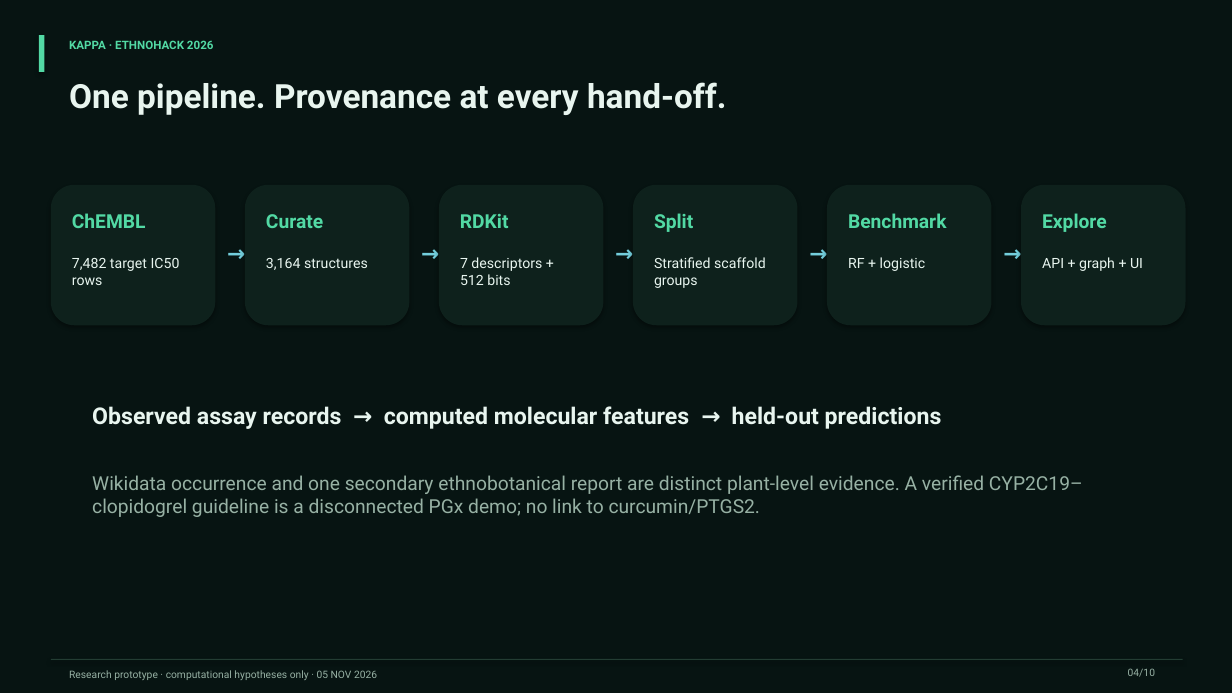
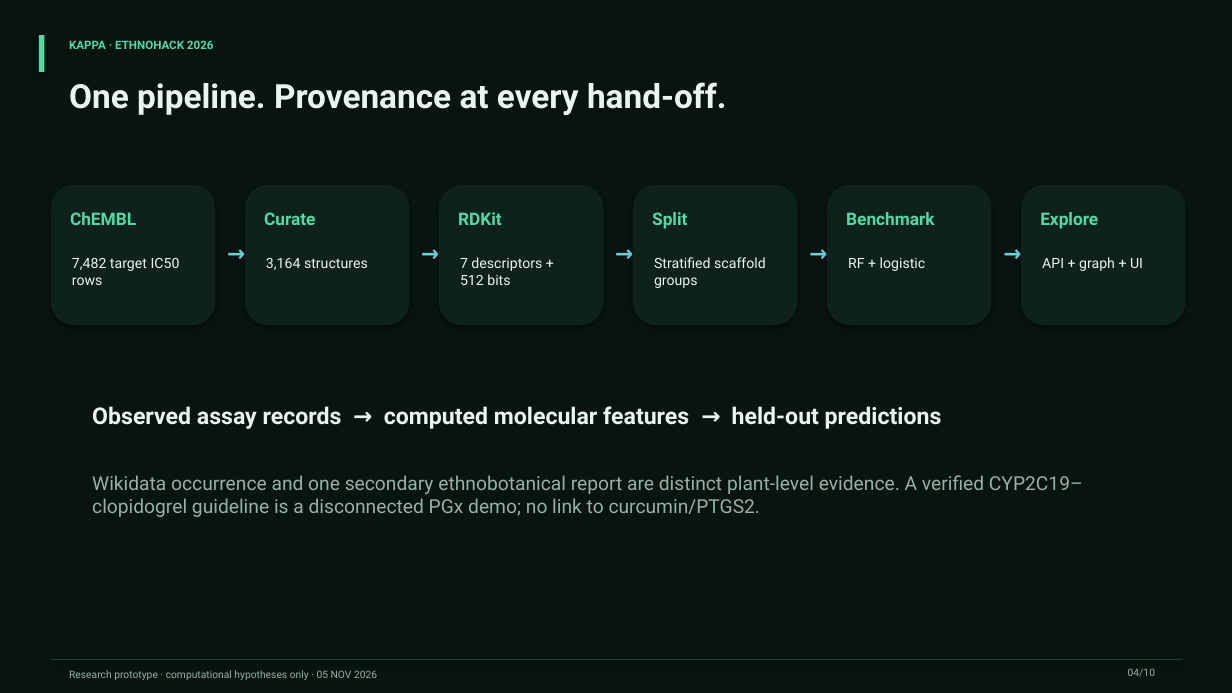
Before and after one commit to AdemolaTolulope/kappa-ethnohack2026, a slide deck: slide 4 of presentation/KAPPA_pitch_deck.pptx. Drawn at 1232x693 pixels with LibreOffice and Linux fonts; fonts in the diff are those of the drawing. Boxes give left, top, right and bottom in pixels: in the first picture for what was removed or moved away, otherwise in the second. Text is boxed around its words. In the diff, an @@ line names an element or a change of style, - is before the commit and + after.

```diff
--- a/presentation/KAPPA_pitch_deck.pptx
+++ b/presentation/KAPPA_pitch_deck.pptx
@@ size 15 to 13.5 pt in 6 elements at <box>70,212,136,225</box>, <box>458,212,502,225</box>, <box>652,212,687,229</box>, <box>846,212,934,225</box>, <box>1040,212,1098,229</box>, <box>264,212,315,225</box> @@
```
Also in this commit, not shown: 3 other slides changed, 18 other files.
